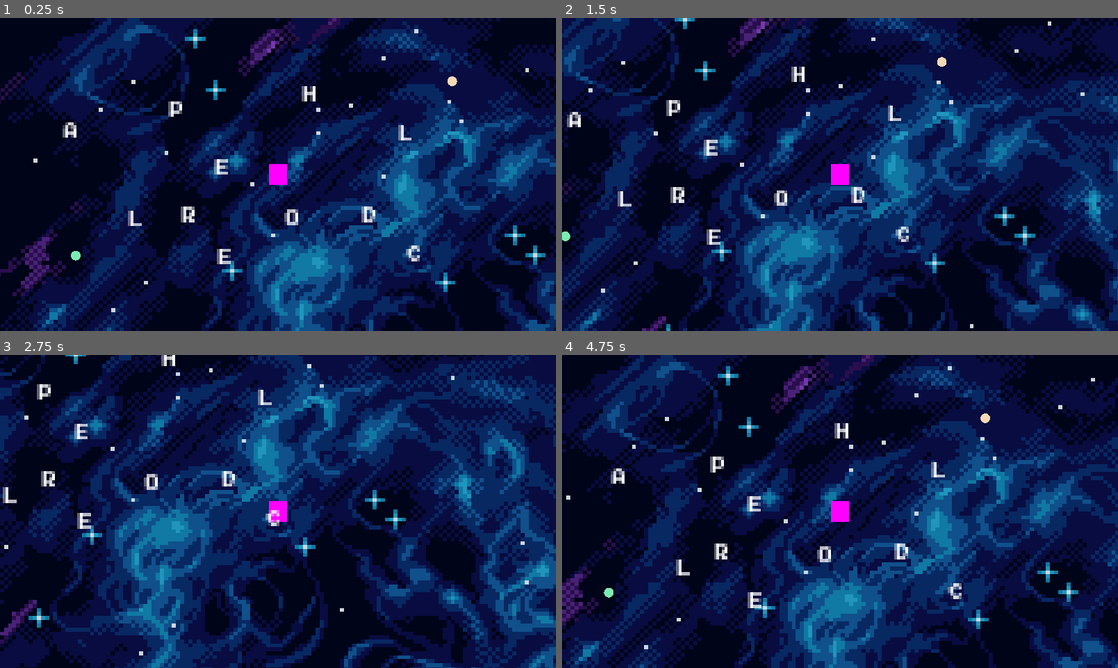
Above: before the commit, frames 1-4 (two rows, left to right).
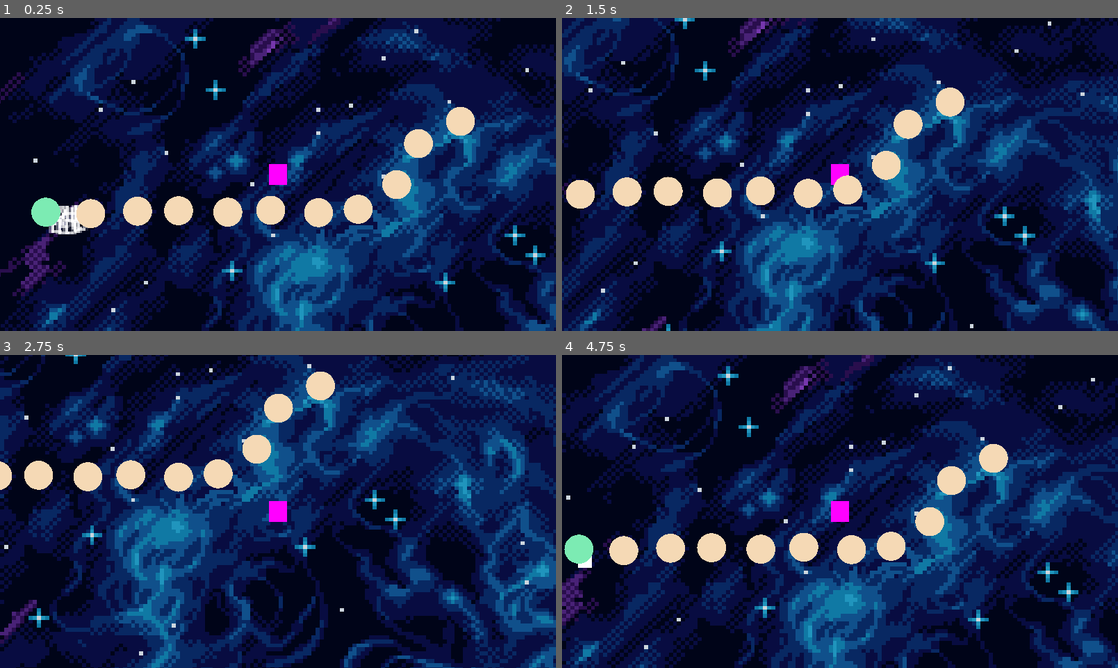
Above: after the commit, the same moments.

Repository: M-a-b-e-l/CISC2540---2D-Game-group-6
Game: Godot game, scene res://Scenes/Minigame3/MiniGame3.tscn
Same seed, same stepped clock (60 frames per second), same inputs: the game is played once before the commit and once after it. This scene is started directly instead of the project's main scene.
Inputs (mouse positions are in pixels of both pictures, inside the frame that each line leads up to):
- Up to frame 1 (0.25 s): no input
- Up to frame 2 (1.5 s): move the mouse to (634, 130) at 0.52 s; hold Right (ui_right) 0.53-1.28 s; click (634, 130) at 0.6 s; move the mouse to (667, 108) at 1.27 s; hold Down (ui_down) from 1.28 s (still down); click (667, 108) at 1.35 s
- Up to frame 3 (2.75 s): move the mouse to (61, 486) at 2.02 s; release Down (ui_down) at 2.03 s; hold Right (ui_right) from 2.03 s (still down); click (61, 486) at 2.1 s
- Up to frame 4 (4.75 s): move the mouse to (834, 517) at 2.77 s; release Right (ui_right) at 2.78 s; hold Up (ui_up) 2.78-3.53 s; click (834, 517) at 2.85 s; move the mouse to (639, 589) at 3.52 s; hold Left (ui_left) from 3.53 s (still down); click (639, 589) at 3.6 s; move the mouse to (795, 430) at 4.27 s; click (795, 430) at 4.35 s

The runs differ from the first frame. In frame 1, 5.4% of the frame differs, in the area x 5-86%, y 18-79%; in frame 2, 4.7%; in frame 3, 3.9%; in frame 4, 5.2%.

Commit message:
Adjusting letters script

Diff:
--- a/group_6_2d_game/Scenes/Minigame3/Letters/letters.gd
+++ b/group_6_2d_game/Scenes/Minigame3/Letters/letters.gd
@@ -16,8 +16,17 @@
 func _physics_process(delta: float):
 	if selected:
 		global_position = lerp(global_position, get_global_mouse_position(), 25 * delta)
+	else:
+		global_position = lerp(global_position, rest_point, 10 * delta)
 
 func _input(event: InputEvent):
 	if event is InputEventMouseButton:
 		if event.button_index == MOUSE_BUTTON_LEFT and not event.pressed:
 			selected = false
+			var shortest_dist = 20
+			for child in rest_nodes:
+				var distance = global_position.distance_to(child.global_position)
+				if distance < shortest_dist:
+					child.select()
+					rest_point = child.global_position
+					shortest_dist = distance
--- a/group_6_2d_game/Scenes/Minigame3/MiniGame3.tscn
+++ b/group_6_2d_game/Scenes/Minigame3/MiniGame3.tscn
@@ -56,40 +56,67 @@
 
 [node name="A" parent="." instance=ExtResource("3_k0nek")]
 z_index = -1
-position = Vector2(132, 210)
+position = Vector2(127, 123)
 
 [node name="P" parent="." instance=ExtResource("4_8vqc2")]
-position = Vector2(351, 167)
+position = Vector2(354, 104)
 
 [node name="L" parent="." instance=ExtResource("5_0xjut")]
-position = Vector2(268, 393)
+position = Vector2(198, 476)
 
 [node name="C" parent="." instance=ExtResource("6_052o4")]
 position = Vector2(843, 466)
 
 [node name="E" parent="." instance=ExtResource("7_gbyna")]
-position = Vector2(452, 472)
+position = Vector2(435, 521)
 
 [node name="H" parent="." instance=ExtResource("8_evn61")]
-position = Vector2(627, 135)
+position = Vector2(682, 98)
 
 [node name="O" parent="." instance=ExtResource("9_nk7qf")]
-position = Vector2(591, 391)
+position = Vector2(647, 520)
 
 [node name="D" parent="." instance=ExtResource("10_as1sj")]
-position = Vector2(751, 385)
+position = Vector2(1029, 406)
 
 [node name="E2" parent="." instance=ExtResource("7_gbyna")]
-position = Vector2(446, 287)
+position = Vector2(944, 87)
 
 [node name="R" parent="." instance=ExtResource("11_y2h4m")]
-position = Vector2(377, 385)
+position = Vector2(277, 214)
 
 [node name="L2" parent="." instance=ExtResource("5_0xjut")]
-position = Vector2(827, 216)
+position = Vector2(828, 141)
 
 [node name="DraggableArea" parent="." instance=ExtResource("12_x7dgv")]
-position = Vector2(158, 493)
+position = Vector2(96, 403)
 
 [node name="DraggableArea2" parent="." instance=ExtResource("12_x7dgv")]
-position = Vector2(938, 132)
+position = Vector2(189, 406)
+
+[node name="DraggableArea3" parent="." instance=ExtResource("12_x7dgv")]
+position = Vector2(286, 401)
+
+[node name="DraggableArea4" parent="." instance=ExtResource("12_x7dgv")]
+position = Vector2(371, 400)
+
+[node name="DraggableArea5" parent="." instance=ExtResource("12_x7dgv")]
+position = Vector2(473, 403)
+
+[node name="DraggableArea6" parent="." instance=ExtResource("12_x7dgv")]
+position = Vector2(562, 399)
+
+[node name="DraggableArea7" parent="." instance=ExtResource("12_x7dgv")]
+position = Vector2(661, 404)
+
+[node name="DraggableArea8" parent="." instance=ExtResource("12_x7dgv")]
+position = Vector2(743, 397)
+
+[node name="DraggableArea9" parent="." instance=ExtResource("12_x7dgv")]
+position = Vector2(823, 346)
+
+[node name="DraggableArea10" parent="." instance=ExtResource("12_x7dgv")]
+position = Vector2(868, 261)
+
+[node name="DraggableArea11" parent="." instance=ExtResource("12_x7dgv")]
+position = Vector2(955, 215)
--- a/group_6_2d_game/Scenes/Minigame3/drop.gd
+++ b/group_6_2d_game/Scenes/Minigame3/drop.gd
@@ -3,7 +3,7 @@
 
 
 func _draw():
-	draw_circle(Vector2.ZERO, 10, Color.ANTIQUE_WHITE, true)
+	draw_circle(Vector2.ZERO, 30, Color.ANTIQUE_WHITE, true)
 
 func select():
 	for child in get_tree().get_nodes_in_group("droppable"):
